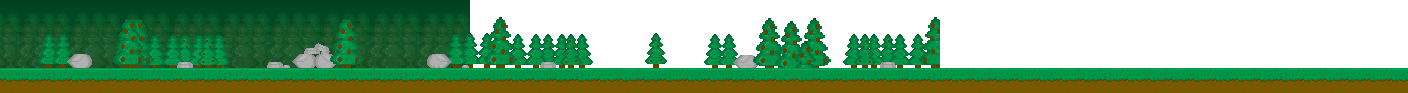
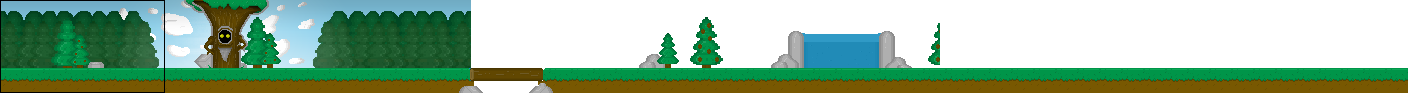
Layers edited between the first and the second 1408 x 93 image:
showed "Camera" over bbox(0, 0, 165, 93)
added group "1-2" with 48 layers in group "Full maps" over bbox(0, 0, 940, 93)
added group "Ground" (2nd of 2, in "Full maps" › "1-2") with 5 layers in group "1-2" over bbox(0, 68, 553, 93)
added layer "Forest ground copy" (1st of 2, in "Full maps" › "1-2" › "Ground") in group "Ground" over bbox(0, 68, 553, 93)
added group "Scenery" (2nd of 3, in "Full maps" › "1-2") with 19 layers in group "1-2" over bbox(51, 0, 940, 90)
added group "Background" (1st of 4, in "Full maps" › "1-2") with 21 layers in group "1-2" over bbox(0, 0, 940, 93)
added layer "Layer 11" (42%) in group "Background" over bbox(107, 0, 364, 92)
added group "Background copy" with 3 layers in group "Background" over bbox(0, 0, 509, 72)
added layer "Front" (1st of 3, in "Full maps" › "1-2" › "Background" › "Background copy") in group "Background copy" over bbox(0, 11, 509, 72)
added layer "Layer 7" (17%) in group "Background" over bbox(1, 0, 471, 31)
added group "Clouds" with 5 layers in group "Background" over bbox(119, 0, 315, 93)
added layer "Light source" (94%) in group "Clouds" over bbox(142, 0, 309, 93)
added layer "Layer 9" (23%) in group "Clouds" over bbox(119, 1, 315, 64)
added layer "Layer 1" (1st of 2, in "Full maps" › "1-2" › "Background" › "Clouds") in group "Clouds" over bbox(119, 1, 315, 64)
added group "Background" (2nd of 4, in "Full maps" › "1-2" › "Background") with 3 layers in group "Background" over bbox(0, 0, 940, 72)
added layer "Front" (2nd of 3, in "Full maps" › "1-2" › "Background" › "Background") in group "Background" over bbox(0, 11, 940, 72)
added layer "Layer 8" (42%) in group "Background" over bbox(1, 26, 471, 68)
added layer "Layer 6" in group "Background" over bbox(1, 0, 471, 93)
renamed "Forest" to "1-1", hid the group it (28 layers) over bbox(0, 0, 940, 93)
…and 30 more changes (29 added, 1 visibility)
